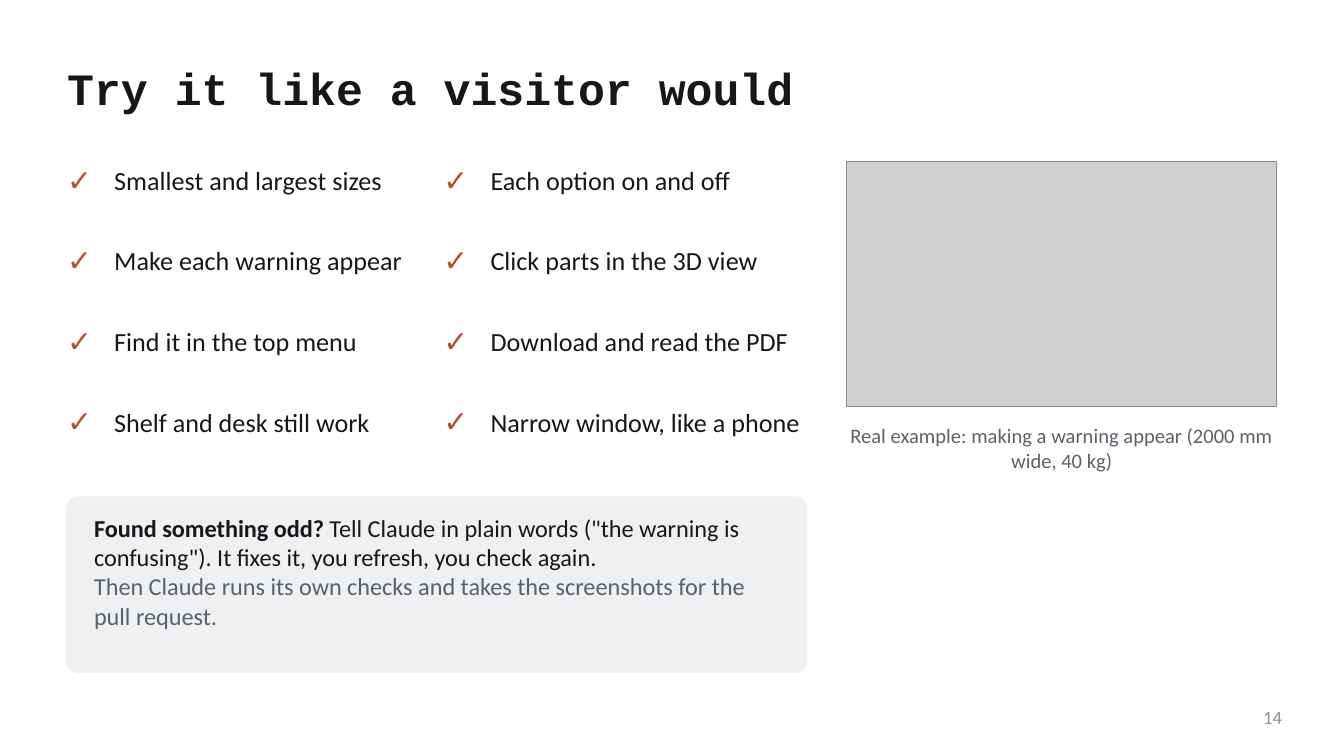
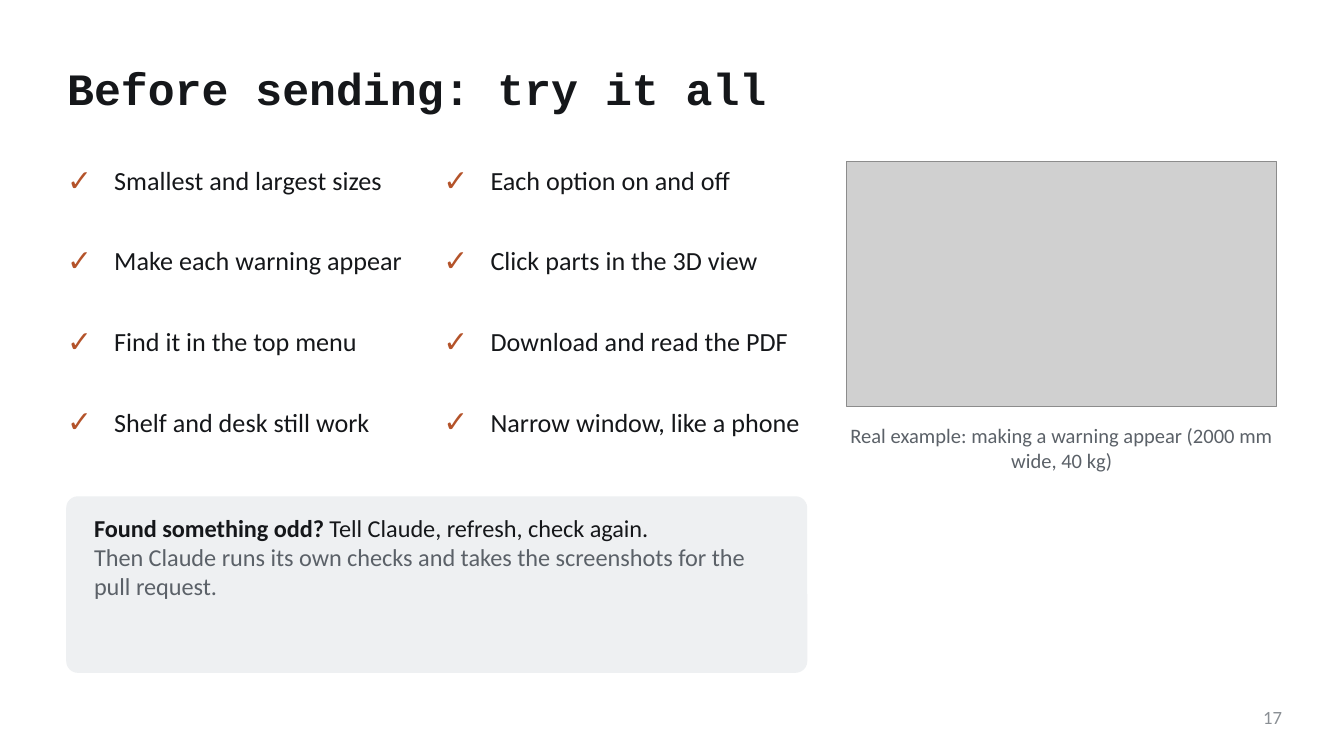
Before and after one commit to mfprado/acrylic-furniture, a slide deck: slide 17 of docs/contributing-guide.pptx (slide 14 before the commit). Drawn at 1344x756 pixels with LibreOffice and Linux fonts; fonts in the diff are those of the drawing; grey boxes stand for pictures. Boxes give left, top, right and bottom in pixels: in the first picture for what was removed or moved away, otherwise in the second. Text is boxed around its words. In the diff, an @@ line names an element or a change of style, - is before the commit and + after.

```diff
--- a/docs/contributing-guide.pptx
+++ b/docs/contributing-guide.pptx
@@ title at (x1=67, y1=73, x2=767, y2=115): text changed @@
-Try it like a visitor would
+Before sending: try it all
@@ text at (x1=94, y1=520, x2=649, y2=541): text changed @@
-Found something odd? Tell Claude in plain words ("the warning is confusing"). It fixes it, you refresh, you check again.
+Found something odd? Tell Claude, refresh, check again.
@@ page number at (x1=1263, y1=712, x2=1282, y2=724): text changed @@
-14
+17
```
Also in this commit, not shown: 8 other slides changed, 8 slides added, 5 slides removed, 3 other files.
